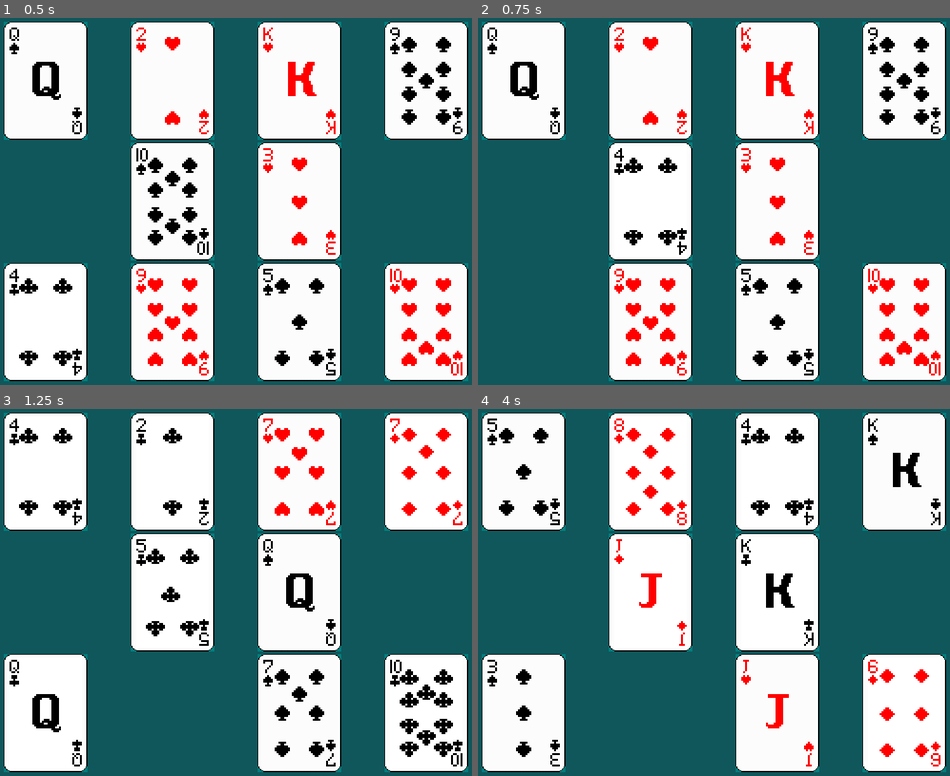
Above: before the commit, frames 1-4 (two rows, left to right).
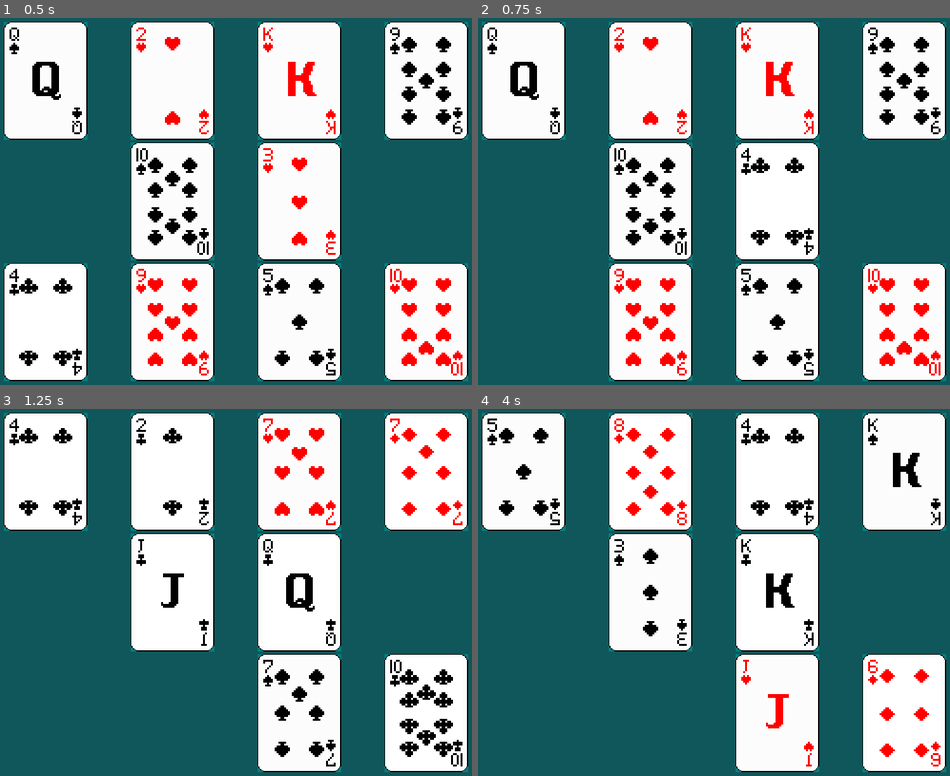
Above: after the commit, the same moments.

Repository: Alejo-Martinez-Grau/godot-chin
Game: Godot game, scene res://main.tscn
Same seed, same stepped clock (60 frames per second), same inputs: the game is played once before the commit and once after it.
Inputs:
- Up to frame 1 (0.5 s): no input
- Up to frame 2 (0.75 s): tap Enter at 0.5 s; hold Right (ui_right) from 0.53 s (still down); hold Q (selectCard1) from 0.53 s (still down)
- Up to frame 3 (1.25 s): keep holding Right (ui_right); keep holding Q (selectCard1); tap Space at 0.77 s; tap W (selectCard2) at 0.8 s
- Up to frame 4 (4 s): tap Space at 1.25, 1.52, 2.75, 3.02, 3.77 s; release Right (ui_right) at 1.28 s; release Q (selectCard1) at 1.28 s; hold Left (ui_left) 1.28-2.03 s; tap W (selectCard2) at 1.35, 3.8 s; tap E (selectCard3) at 1.55 s; tap Enter at 2, 3.5 s; hold E (selectCard3) 2.03-2.78 s; hold Right (ui_right) 2.03-3.53 s; tap R (selectCard4) at 2.3, 2.85 s; tap Q (selectCard1) at 3.05 s; hold Left (ui_left) from 3.53 s (still down); hold Q (selectCard1) from 3.53 s (still down)

Frame 1 is identical in both runs. In frame 2, 1.6% of the frame differs, in the area x 28-72%, y 35-65%; in frame 3, 6.4%, in the area x 0-72%, y 35-99%; in frame 4, 6.3%.

Commit message:
select and play card mechanic

Diff:
--- a/Card.gd
+++ b/Card.gd
@@ -6,7 +6,7 @@
 # rank number 2-15
 func setValue(suitRank: Array):
 	val = suitRank
-	print([val[0],val[1]+1])
+	#print([val[0],val[1]+1])
 	get_node("Spade").visible = false
 	get_node("Diamond").visible = false
 	get_node("Heart").visible = false
--- a/main.gd
+++ b/main.gd
@@ -34,20 +34,31 @@
 	print("playerDeck ", playerDeck.size(), playerDeck[0], playerDeck[-1])
 	print("oponentDeck ", oponentDeck.size(), oponentDeck[0], oponentDeck[-1])
 
+func _process(_delta):
+	if(Input.is_action_pressed("selectCard1")):
+		print("card1")
+		setCard($Card1)
+	if(Input.is_action_pressed("selectCard2")):
+		print("card2")
+		setCard($Card2)
+	if(Input.is_action_pressed("selectCard3")):
+		print("card3")
+		setCard($Card3)
+	if(Input.is_action_pressed("selectCard4")):
+		print("card4")
+		setCard($Card4)
+
+func setCard(cardNode: Node):
+	if(Input.is_action_pressed("ui_left")):
+		$Card9.setValue(cardNode.val)
+		cardNode.visible = false
+	elif(Input.is_action_pressed("ui_right")):
+		$Card10.setValue(cardNode.val)
+		cardNode.visible = false
+
+
 func _input(ev):
 	if ev is InputEventKey and ev.pressed:
-		if(ev.is_action_pressed("selectCard1")):
-			$Card9.setValue(get_node("Card1").val)
-			$Card1.visible = false
-		if(ev.is_action_pressed("selectCard2")):
-			$Card9.setValue(get_node("Card2").val)
-			$Card2.visible = false
-		if(ev.is_action_pressed("selectCard3")):
-			$Card10.setValue(get_node("Card3").val)
-			$Card3.visible = false
-		if(ev.is_action_pressed("selectCard4")):
-			$Card10.setValue(get_node("Card4").val)
-			$Card4.visible = false
 		# restart game
 		if(ev.keycode == KEY_SPACE):
 			init()
